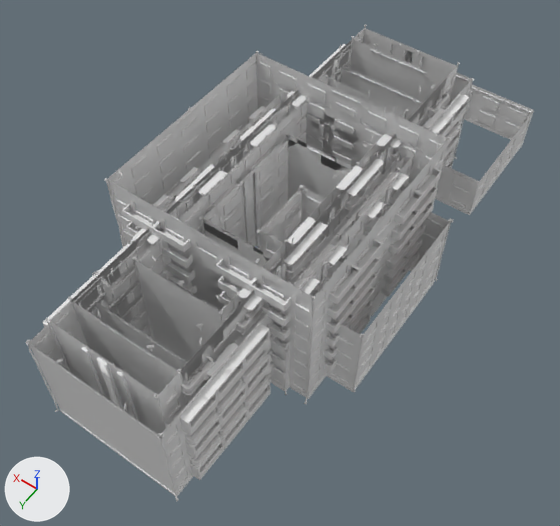
Before and after pictures for a commit that changed the FBX model Assets/Models/Hrushevki/Hrust/Hrust.fbx.
Camera for both pictures: a 50 mm camera at (-26.6, 37.4, 59.8) aimed at (-1.4, 2.1, 4.4). Every picture has the same lights, and +X, +Y and +Z are marked at lower left.

The first picture shows '10 h', '11 h', '2 h', '3 h', '4 h', '5 h', '6 h', '7 h', '8 h', '9 h'.
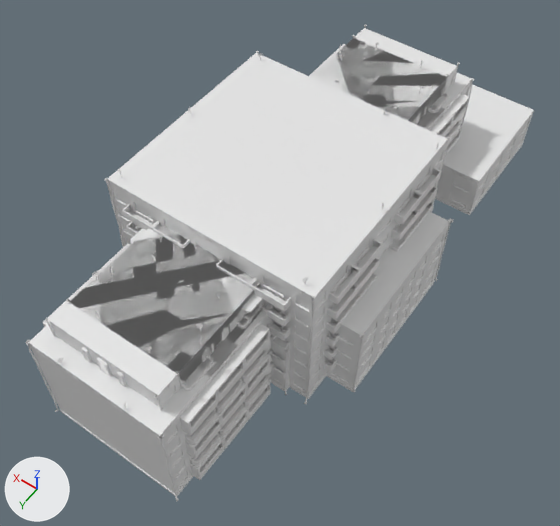
Location of each change, (x1, y1, x2, y2) in pixels of the pictures (560 x 526 px; the box of a moved part takes in the faces that stretch with it):
'9 h', reshaped: before (45, 24, 460, 434); after (45, 24, 460, 410)
'6 h', reshaped: before (68, 36, 449, 405); after (66, 35, 450, 388)
'10 h', reshaped: before (256, 185, 453, 392); after (326, 209, 453, 392)
part 1 of me_4_h, added: after (108, 53, 448, 297)
part 2 of me_7_h, built on: before (206, 108, 445, 377); after (197, 105, 444, 377)
part 3 of me_10_h, added: after (331, 209, 450, 336)
part 4 of me_6_h, rebuilt (not visible afterwards): before (175, 179, 205, 202)
part 5 of me_6_h, rebuilt: before (133, 228, 150, 243); after (131, 228, 146, 243)
part 6 of me_6_h, deleted: before (98, 44, 440, 379)
part 7 of me_6_h, moved or reshaped: before (68, 36, 449, 405); after (66, 35, 450, 388)
part 8 of me_9_h, added: after (49, 28, 457, 395)
part 9 of me_8_h, added: after (28, 73, 472, 436)
'3 h', unchanged, covered by the edit: before (132, 75, 408, 362); after (152, 81, 398, 299)
'2 h', unchanged, covered by the edit: before (199, 133, 354, 267)
'5 h', unchanged, covered by the edit: before (135, 95, 413, 344); after (135, 226, 285, 341)

The change, as a diff of the scene's bpy script:
```diff
--- a/Assets/Models/Hrushevki/Hrust/Hrust.fbx.py
+++ b/Assets/Models/Hrushevki/Hrust/Hrust.fbx.py
@@ me_8_h @@
 # used by ob_8_h; location = (0.0, 0.0, 0.0)
-me_8_h.from_pydata(...)  # 8076 vertices, 7088 faces; spans x -7.2..7.2, y -23.5..23.5, z 0.0..11.6
+me_8_h.from_pydata(...)  # 8076 vertices, 7108 faces; spans x -7.2..7.2, y -23.5..23.5, z 0.0..11.6
+# me_8_h part 9
+# 20 new faces join them
 me_8_h.materials.append(mat_material)
@@ me_6_h @@
 # used by ob_6_h; location = (0.0, 0.0, 0.0)
-me_6_h.from_pydata(...)  # 6552 vertices, 5136 faces; spans x -6.0..6.0, y -19.6..19.6, z 0.0..13.7
+me_6_h.from_pydata(...)  # 6528 vertices, 5156 faces; spans x -6.0..6.0, y -19.8..19.8, z 0.0..13.7
+# me_6_h part 4: the loose piece of 14 vertices spanning x 5.2..6.0, y 3.8..7.0, z 12.4..12.5 is rebuilt with 14 vertices and now spans x 5.2..6.0, y 4.0..7.2, z 12.4..12.5
+# me_6_h part 5: the loose piece of 14 vertices spanning x 5.2..6.0, y 9.0..12.2, z 12.4..12.5 is rebuilt with 14 vertices and now spans x 5.2..6.0, y 9.2..12.4, z 12.4..12.5
+# me_6_h part 6: 262 loose pieces with 2092 vertices, spanning x -6.0..6.0, y -19.4..19.4, z 0.9..13.7, are deleted
+# me_6_h part 7: 56 vertices moved within x -5.0..5.0, y -19.3..19.3, z 13.2..13.7; 3686 vertices removed from x -6.0..6.0, y -19.6..19.6, z 0.0..13.7; 5754 vertices added at x -6.0..6.0, y -19.8..19.8, z 0.0..13.7
 me_6_h.materials.append(mat_material)
@@ me_10_h @@
 # used by ob_10_h; location = (0.0, 0.0, 0.0)
-me_10_h.from_pydata(...)  # 1887 vertices, 1580 faces; spans x -13.08..0.27, y -7.47..7.47, z 0.0..9.54
+me_10_h.from_pydata(...)  # 1887 vertices, 1592 faces; spans x -13.08..0.27, y -7.47..7.47, z 0.0..9.54
+# me_10_h part 3
+# 12 new faces join them
 me_10_h.materials.append(mat_material)
@@ me_4_h @@
 # used by ob_4_h; location = (0.0, 0.0, 0.0)
-me_4_h.from_pydata(...)  # 6122 vertices, 5304 faces; spans x -10.8..10.8, y -10.8..10.8, z 0.0..15.7
+me_4_h.from_pydata(...)  # 6122 vertices, 5322 faces; spans x -10.8..10.8, y -10.8..10.8, z 0.0..15.7
+# me_4_h part 1
+# 18 new faces join them
 me_4_h.materials.append(mat_material)
@@ me_9_h @@
 # used by ob_9_h; location = (0.0, 0.0, 0.0)
-me_9_h.from_pydata(...)  # 7818 vertices, 6332 faces; spans x -6.0..6.0, y -22.0..22.0, z 0.0..13.8
+me_9_h.from_pydata(...)  # 7818 vertices, 6354 faces; spans x -6.0..6.0, y -22.0..22.0, z 0.0..13.8
+# me_9_h part 8
+# 22 new faces join them
 me_9_h.materials.append(mat_material)
@@ me_7_h @@
 # used by ob_7_h; location = (0.0, 0.0, 0.0)
-me_7_h.from_pydata(...)  # 5836 vertices, 4972 faces; spans x -6.8..6.8, y -18.1..18.1, z 0.0..11.8
+me_7_h.from_pydata(...)  # 5824 vertices, 4994 faces; spans x -6.8..6.8, y -18.1..18.1, z 0.0..11.8
+# me_7_h part 2
+# 12 vertices are removed from x -5.9..5.9, y -17.6..17.6, z 11.0
+# 8 faces are deleted
+# 30 new faces join them
 me_7_h.materials.append(mat_material)
```
